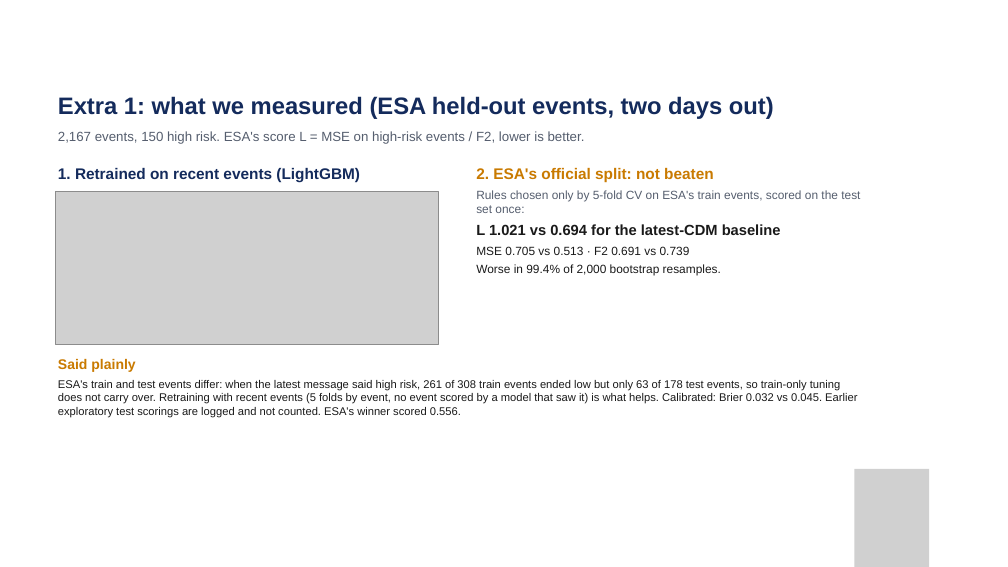
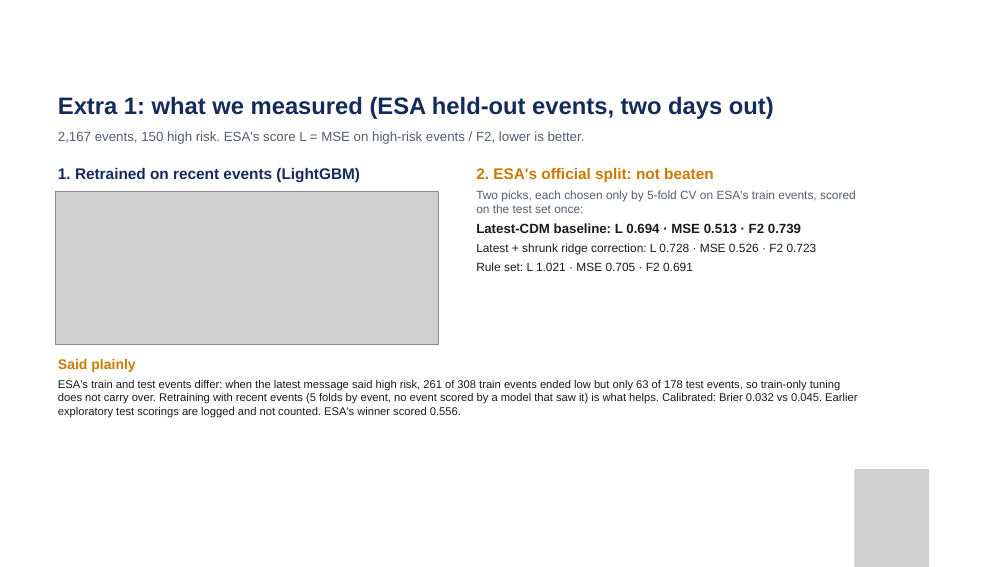
Before and after one commit to thegoodengineers/kaksha, a slide deck: slide 7 of deck/StarForge_SW5_TheGoodEngineers.pptx. Drawn at 1008x567 pixels with LibreOffice and Linux fonts; fonts in the diff are those of the drawing; grey boxes stand for pictures; background and template pictures are left out. Boxes give left, top, right and bottom in pixels: in the first picture for what was removed or moved away, otherwise in the second. Text is boxed around its words. In the diff, an @@ line names an element or a change of style, - is before the commit and + after.

Commit message:
Second clean attempt on ESA's official split: latest risk + shrunk ridge correction (not a win) (#3)

```diff
--- a/deck/StarForge_SW5_TheGoodEngineers.pptx
+++ b/deck/StarForge_SW5_TheGoodEngineers.pptx
@@ text at <box>476,190,856,271</box>: text changed @@
-Rules chosen only by 5-fold CV on ESA's train events, scored on the test set once:
-L 1.021 vs 0.694 for the latest-CDM baseline
-MSE 0.705 vs 0.513 · F2 0.691 vs 0.739
-Worse in 99.4% of 2,000 bootstrap resamples.
+Two picks, each chosen only by 5-fold CV on ESA's train events, scored on the test set once:
+Latest-CDM baseline: L 0.694 · MSE 0.513 · F2 0.739
+Latest + shrunk ridge correction: L 0.728 · MSE 0.526 · F2 0.723
+Rule set: L 1.021 · MSE 0.705 · F2 0.691
```
Also in this commit, not shown: 16 other files.
